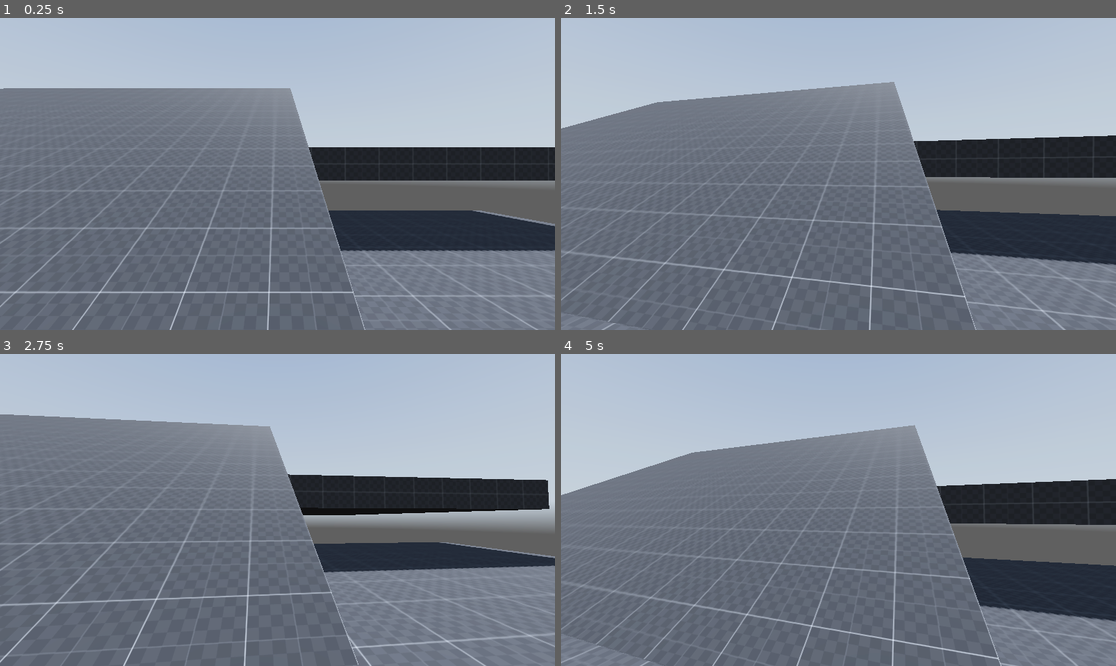
Above: before the commit, frames 1-4 (two rows, left to right).
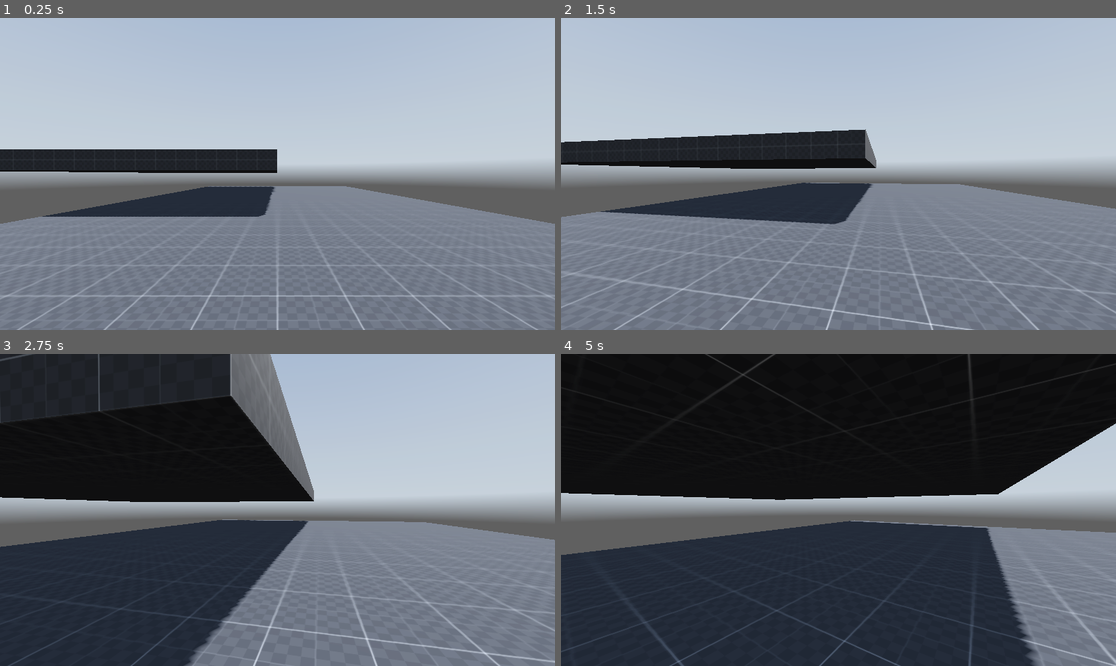
Above: after the commit, the same moments.

Repository: elmoradoo/Reflection
Game: Godot game, scene res://scenes/world.tscn
Two runs of this game, one before a commit and one after it. Both use one fixed random seed, a clock stepped at 60 frames per second and the inputs below. A sky picture missing from this copy of the repository is replaced by a grey-blue gradient.
Inputs (mouse positions are in pixels of both pictures, inside the frame that each line leads up to):
- Up to frame 1 (0.25 s): no input
- Up to frame 2 (1.5 s): tap Enter at 0.5 s; move the mouse to (866, 174) at 0.52 s; hold Ctrl (crouch) 0.53-1.28 s; hold W (forward) from 0.53 s (still down); tap Space (jump) at 0.77, 1.07 s; tap Shift (sprint) at 0.8, 1.35 s; move the mouse to (810, 174) at 1.27 s
- Up to frame 3 (2.75 s): keep holding W (forward); tap Space (jump) at 1.52, 1.55, 1.82, 2.1 s; move the mouse to (288, 503) at 2.02 s; hold Ctrl (crouch) from 2.03 s (still down)
- Up to frame 4 (5 s): keep holding W (forward); move the mouse to (832, 516) at 2.77 s; release Ctrl (crouch) at 2.78 s; tap Ctrl (crouch) at 2.85, 4.35 s; tap Space (jump) at 3.02, 3.32, 3.77, 3.8, 4.07, 4.52, 4.82 s; tap Shift (sprint) at 3.05 s; move the mouse to (877, 513) at 3.52 s; hold Shift (sprint) 3.53-4.28 s; move the mouse to (794, 506) at 4.27 s

The runs differ from the first frame. In frame 1, 41% of the frame differs, in the area x 0-100%, y 22-100%; in frame 2, 43%; in frame 3, 63%; in frame 4, 92%, in the area x 0-100%, y 0-100%.

Commit message:
All state take care of their input and set the flag to switch to the next state, spriting is now gradually accelerating until max running speed, sliding kind of works, camera needs to be fixed

Diff:
--- a/scenes/world.tscn
+++ b/scenes/world.tscn
@@ -30,14 +30,20 @@
 size = Vector3(20, 1, 20)
 material = SubResource("StandardMaterial3D_lcn1r")
 
+[node name="CSGBox3D4" type="CSGBox3D" parent="stage"]
+transform = Transform3D(1, 0, 0, 0, 1, 0, 0, 0, 1, -25.4796, -0.5, 0)
+use_collision = true
+size = Vector3(20, 1, 20)
+material = SubResource("StandardMaterial3D_lcn1r")
+
 [node name="CSGBox3D2" type="CSGBox3D" parent="stage"]
-transform = Transform3D(1, 0, 0, 0, 1, 0, 0, 0, 1, 0, 2.09845, -16)
+transform = Transform3D(1, 0, 0, 0, 1, 0, 0, 0, 1, 0, -0.5, -20)
 use_collision = true
 size = Vector3(20, 1, 20)
 material = SubResource("StandardMaterial3D_lcn1r")
 
 [node name="CSGBox3D3" type="CSGBox3D" parent="stage"]
-transform = Transform3D(1, 0, 0, 0, 0.847826, -0.530274, 0, 0.530274, 0.847826, -9.09999, 2.09845, -6.05984)
+transform = Transform3D(1, 0, 0, 0, 1, 0, 0, 0, 1, -10, 2.5, -20)
 use_collision = true
 size = Vector3(20, 1, 20)
 material = SubResource("StandardMaterial3D_lcn1r")
--- a/scripts/player/player.gd
+++ b/scripts/player/player.gd
@@ -1,7 +1,4 @@
 extends CharacterBody3D
-
-#Config vars
-const mouse_sensitivity: float = 0.2
 
 #Game enums
 var enums = preload("res://scripts/player/enums.gd")
@@ -12,30 +9,23 @@
 
 #Player object that have all of the player and associated variable
 var player_data_object = preload("res://scripts/player/playerData.gd")
-var player_object
+var player_object: playerData
 
 #Nodes of the current scene
 @onready var player = $"."
 @onready var head = $neck/head
 @onready var standing_collision_shape = $standing_collision_shape
 @onready var crouching_collision_shape = $crouching_collision_shape
-@onready var top_of_head = $raycasts/top_of_head
 @onready var neck = $neck
 @onready var camera_3d = $neck/head/Camera3D
 
-#Player states
+@onready var raycasts = $raycasts
+@onready var top_of_head = $raycasts/top_of_head
 
-var current_state = enums.player_states.Idle
-
-#Player stats
-const sliding_minimum_velocity: float = 7.0
 
 #Mouvement vars
-var lerp_speed: float = 10.0
 var direction: Vector3 = Vector3.ZERO
 
-#Player state
-var input_dir: Vector2 = Vector2.ZERO
 
 func _ready():
 	#Get mouse movement
@@ -43,43 +33,13 @@
 
 	#Init player object
 	player_object = player_data_object.new()
-	player_object.init(self, input_dir)
-
+	player_object.init(self, raycasts,top_of_head)
 	#Init script manager
 	player_state_manager = player_state_manager_script.new()
 	player_state_manager.init(player_object)
 
-
 func _input(event):
 	player_object.update_event(event)
-
-#func inputs_checks(_delta):
-#	#Get player inputs
-#	input_dir = Input.get_vector("left", "right", "forward", "backward")
-#	if is_on_floor():
-#		#If the player can slide
-#		if Input.is_action_pressed("crouch") and player_object.velocity.length() >= sliding_minimum_velocity:
-#			set_current_state(enums.player_states.Sliding)
-#		#If the player is not sliding and press crouch
-#		elif Input.is_action_pressed("crouch") and current_state != enums.player_states.Sliding:
-#			set_current_state(enums.player_states.Crouching)
-#		#If the player release crouch and has clearance above his head
-#		elif Input.is_action_just_released("crouch") and not top_of_head.is_colliding():
-#			set_current_state(enums.player_states.Idle)
-#		#If the player is not pressing anything
-#		elif input_dir == Vector2.ZERO and current_state != enums.player_states.Crouching:
-#			set_current_state(enums.player_states.Idle)
-#		#If the player is pressing sprint and moving
-#		elif Input.is_action_pressed("sprint") and input_dir != Vector2.ZERO:
-#			set_current_state(enums.player_states.Sprinting)
-#		#If the player is walking
-#		elif input_dir != Vector2.ZERO:
-#			set_current_state(enums.player_states.Walking)
-#		#If the player is pressing jump
-#		if Input.is_action_just_pressed("jump"):
-#			set_current_state(enums.player_states.Jumping)
-#	else:
-#		set_current_state(enums.player_states.AirTime)
 
 func _physics_process(delta):
 	#Update player variables
@@ -87,6 +47,7 @@
 	player_object.velocity = velocity
 	player_object.delta = delta
 	player_object.transform = transform
+	player_object.update(delta)
 	player_state_manager.run()
 	velocity = player_object.velocity
 	direction = player_object.direction
--- a/scripts/player/playerData.gd
+++ b/scripts/player/playerData.gd
@@ -6,13 +6,15 @@
 var enums = preload("res://scripts/player/enums.gd")
 var gravity = ProjectSettings.get_setting("physics/3d/default_gravity")
 const mouse_sensitivity: float = 0.2
+
 var event
 
 #Nodes
-var neck
-var head
-var standing_collision_shape
-var crouching_collision_shape
+var neck: Node3D
+var head: Node3D
+var standing_collision_shape: CollisionShape3D
+var crouching_collision_shape: CollisionShape3D
+var raycasts: Node3D
 var transform
 
 #Movement
@@ -21,13 +23,16 @@
 var delta
 var current_speed: float = 0.0
 
+var sliding_minimum_velocity: float = 5.0
+
 #Player state
 var current_state = enums.player_states.Idle
 
-var free_looking: bool = false
 var input_dir: Vector2 = Vector2.ZERO
 
-func init(se, indir):
+
+
+func init(se, rays, topo):
 	#Nodes and references
 	myself = se
 	self.velocity = myself.velocity
@@ -37,10 +42,12 @@
 	self.neck = myself.neck
 	self.head = myself.head
 	self.transform = myself.transform
-	self.input_dir = indir
+	self.raycasts = rays
 
 func update(del):
 	self.delta = del
+	input_dir = Input.get_vector("left", "right", "forward", "backward")
+	velocity.y -= gravity * delta
 
 func update_event(e):
 	event = e
--- a/scripts/player/states/airtime.gd
+++ b/scripts/player/states/airtime.gd
@@ -1,7 +1,8 @@
 extends Node
 
-var player
+var player: playerData
 const max_speed: float = 5.0
+var enums = preload("res://scripts/player/enums.gd")
 
 func init(obj):
 	player = obj
@@ -9,11 +10,12 @@
 func enter():
 	pass
 
-func update():
-	player.velocity.y -= player.gravity * player.delta
-
 func exit():
 	pass
 
+func update():
+	pass
+
 func check():
-	pass
+	if player.myself.is_on_floor():
+		player.current_state = enums.player_states.Idle
--- a/scripts/player/states/crouching.gd
+++ b/scripts/player/states/crouching.gd
@@ -35,7 +35,7 @@
 
 func check():
 	if player.myself.is_on_floor():
-		if Input.is_action_pressed("crouch"):
+		if Input.is_action_pressed("crouch") or player.raycasts.get_node("top_of_head").is_colliding():
 			player.current_state = enums.player_states.Crouching
 		else:
 			player.current_state = enums.player_states.Idle
--- a/scripts/player/states/idle.gd
+++ b/scripts/player/states/idle.gd
@@ -2,8 +2,9 @@
 
 var enums = preload("res://scripts/player/enums.gd")
 
-var player
-var lerp_speed = 10.0
+var player: playerData
+var lerp_speed = 2.0
+
 func init(obj):
 	player = obj
 
@@ -31,7 +32,15 @@
 	player.current_speed = player.velocity.length()
 
 func check():
-	var input_dir = Input.get_vector("left", "right", "forward", "backward")
+	#var player.input_dir = Input.get_vector("left", "right", "forward", "backward")
 	if player.myself.is_on_floor():
 		if Input.is_action_just_pressed("crouch"):
 			player.current_state = enums.player_states.Crouching
+		elif Input.is_action_just_released("crouch") and not player.raycasts.get_node("top_of_head").is_colliding():
+			player.current_state = enums.player_states.Idle
+		elif Input.is_action_pressed("sprint") and player.input_dir != Vector2.ZERO:
+			player.current_state = enums.player_states.Sprinting
+		elif player.input_dir != Vector2.ZERO:
+			player.current_state = enums.player_states.Walking
+		if Input.is_action_just_pressed("jump"):
+			player.current_state = enums.player_states.Jumping
--- a/scripts/player/states/jumping.gd
+++ b/scripts/player/states/jumping.gd
@@ -1,7 +1,8 @@
 extends Node
 
-var player
+var player: playerData
 const jump_velocity: float = 4.5
+var enums = preload("res://scripts/player/enums.gd")
 
 func init(obj):
 	player = obj
@@ -19,10 +20,17 @@
 
 func update():
 	update_event()
+	var forward_velocity = Vector3(player.velocity.x, 0, player.velocity.z)
+	print(forward_velocity)
+
 	player.velocity.y += jump_velocity
+	#player.velocity.x = forward_velocity.x
+#	player.velocity.z = forward_velocity.z
+	#var target_velocity = (player.transform.basis * Vector3(player.input_dir.x, 0, player.input_dir.y)).normalized() * max_speed
 
 func exit():
 	pass
 
 func check():
-	pass
+	if not player.myself.is_on_floor():
+		player.current_state = enums.player_states.AirTime
--- a/scripts/player/states/player_state_manager.gd
+++ b/scripts/player/states/player_state_manager.gd
@@ -78,6 +78,8 @@
 			crouching_state.check()
 		enums.player_states.Sliding:
 			sliding_state.check()
+		enums.player_states.AirTime:
+			airtime_state.check()
 	if not player.current_state == old_state:
 		set_current_state()
 
@@ -96,6 +98,8 @@
 			crouching_state.exit()
 		enums.player_states.Sliding:
 			sliding_state.exit()
+		enums.player_states.AirTime:
+			airtime_state.exit()
 	#Enter new state
 	match player.current_state:
 		enums.player_states.Idle:
@@ -110,6 +114,8 @@
 			crouching_state.enter()
 		enums.player_states.Sliding:
 			sliding_state.enter()
+		enums.player_states.AirTime:
+			airtime_state.enter()
 
 func update_current_state():
 	match player.current_state:
@@ -132,4 +138,6 @@
 	get_next_state()
 	if player.current_state != old_state:
 		set_current_state()
+		debug_print_player_state()
+		print(player.velocity.length())
 	update_current_state()
--- a/scripts/player/states/sliding.gd
+++ b/scripts/player/states/sliding.gd
@@ -1,30 +1,38 @@
 extends Node
 
-var player
+var player: playerData
 const max_speed: float = 5.0
 var crouching_depth: float = -0.5
 var lerp_speed = 10.0
-
+var enums = preload("res://scripts/player/enums.gd")
 #Unused
-const sliding_initial_force: float = 9.0
+const sliding_initial_force: float = 1.2
 
 func init(obj):
 	player = obj
 
 func enter():
-	pass
+	player.velocity.x *= sliding_initial_force
+	player.velocity.z *= sliding_initial_force
+
+func update_event():
+	if player.event is InputEventMouseMotion:
+		player.myself.rotate_y(deg_to_rad(-player.event.relative.x * player.mouse_sensitivity))
+		player.head.rotate_x(deg_to_rad(-player.event.relative.y * player.mouse_sensitivity))
+		player.head.rotation.x = clamp(player.head.rotation.x, deg_to_rad(-89), deg_to_rad(89))
+	player.event = null
 
 func update():
+	update_event()
 	player.head.position.y = lerp(player.head.position.y, crouching_depth, lerp_speed * player.delta)
-	#player.head.position.y = crouching_depth
-	player.free_looking = true
 	player.standing_collision_shape.disabled = true
 	player.crouching_collision_shape.disabled = false
-	player.velocity.x = move_toward(player.velocity.x, 0, max_speed)
-	player.velocity.z = move_toward(player.velocity.z, 0, max_speed)
+	player.velocity.x = move_toward(player.velocity.x, 0, 0.1)
+	player.velocity.z = move_toward(player.velocity.z, 0, 0.1)
 
 func exit():
 	pass
 
 func check():
-	pass
+	if Input.is_action_just_released("crouch"): #or player.velocity.length() <= player.sliding_minimum_velocity:
+		player.current_state = enums.player_states.Idle
--- a/scripts/player/states/sprinting.gd
+++ b/scripts/player/states/sprinting.gd
@@ -1,9 +1,12 @@
 extends Node
 
-var player
+var player: playerData
 const max_speed: float = 8.0
-var lerp_speed: float = 10.0
+var lerp_speed: float = 0.5
 
+var acceleration = 1.0
+
+var enums = preload("res://scripts/player/enums.gd")
 func init(obj):
 	player = obj
 
@@ -19,14 +22,19 @@
 
 func update():
 	update_event()
-	player.velocity.x = player.direction.x * max_speed
-	player.velocity.z = player.direction.z * max_speed
-	player.current_speed = player.velocity.length()
-	player.direction = lerp(player.direction, (player.transform.basis * Vector3(player.input_dir.x, 0, player.input_dir.y)).normalized(), lerp_speed * player.delta)
-
+	var target_velocity = (player.transform.basis * Vector3(player.input_dir.x, 0, player.input_dir.y)).normalized() * max_speed
+	player.velocity = player.velocity.lerp(target_velocity, acceleration * player.delta)
 
 func exit():
 	pass
 
 func check():
-	pass
+	if player.myself.is_on_floor():
+		if Input.is_action_pressed("crouch") and player.velocity.length() >= player.sliding_minimum_velocity:
+			player.current_state = enums.player_states.Sliding
+		elif Input.is_action_pressed("crouch"):
+			player.current_state = enums.player_states.Crouching
+		elif player.input_dir == Vector2.ZERO:
+			player.current_state = enums.player_states.Idle
+		if Input.is_action_just_pressed("jump"):
+			player.current_state = enums.player_states.Jumping
--- a/scripts/player/states/walking.gd
+++ b/scripts/player/states/walking.gd
@@ -1,8 +1,9 @@
 extends Node
 
-var player
+var player: playerData
 const max_speed: float = 5.0
 var lerp_speed: float = 10.0
+var enums = preload("res://scripts/player/enums.gd")
 
 func init(obj):
 	player = obj
@@ -20,6 +21,12 @@
 
 func update():
 	update_event()
+
+	player.neck.rotation.y = lerp(player.neck.rotation.y, 0.0, player.delta * lerp_speed) # ICI 0.0
+	player.head.position.y = lerp(player.head.position.y, 0.0, lerp_speed * player.delta)
+	player.standing_collision_shape.disabled = false
+	player.crouching_collision_shape.disabled = true
+
 	player.velocity.x = player.direction.x * max_speed
 	player.velocity.z = player.direction.z * max_speed
 	player.current_speed = player.velocity.length()
@@ -29,4 +36,14 @@
 	pass
 
 func check():
-	pass
+	if player.myself.is_on_floor():
+		if Input.is_action_pressed("crouch") and player.velocity.length() >= player.sliding_minimum_velocity:
+			player.current_state = enums.player_states.Sliding
+		elif Input.is_action_pressed("crouch"):
+			player.current_state = enums.player_states.Crouching
+		elif Input.is_action_just_pressed("sprint"):
+			player.current_state = enums.player_states.Sprinting
+		elif player.input_dir == Vector2.ZERO:
+			player.current_state = enums.player_states.Idle
+		if Input.is_action_just_pressed("jump"):
+			player.current_state = enums.player_states.Jumping
